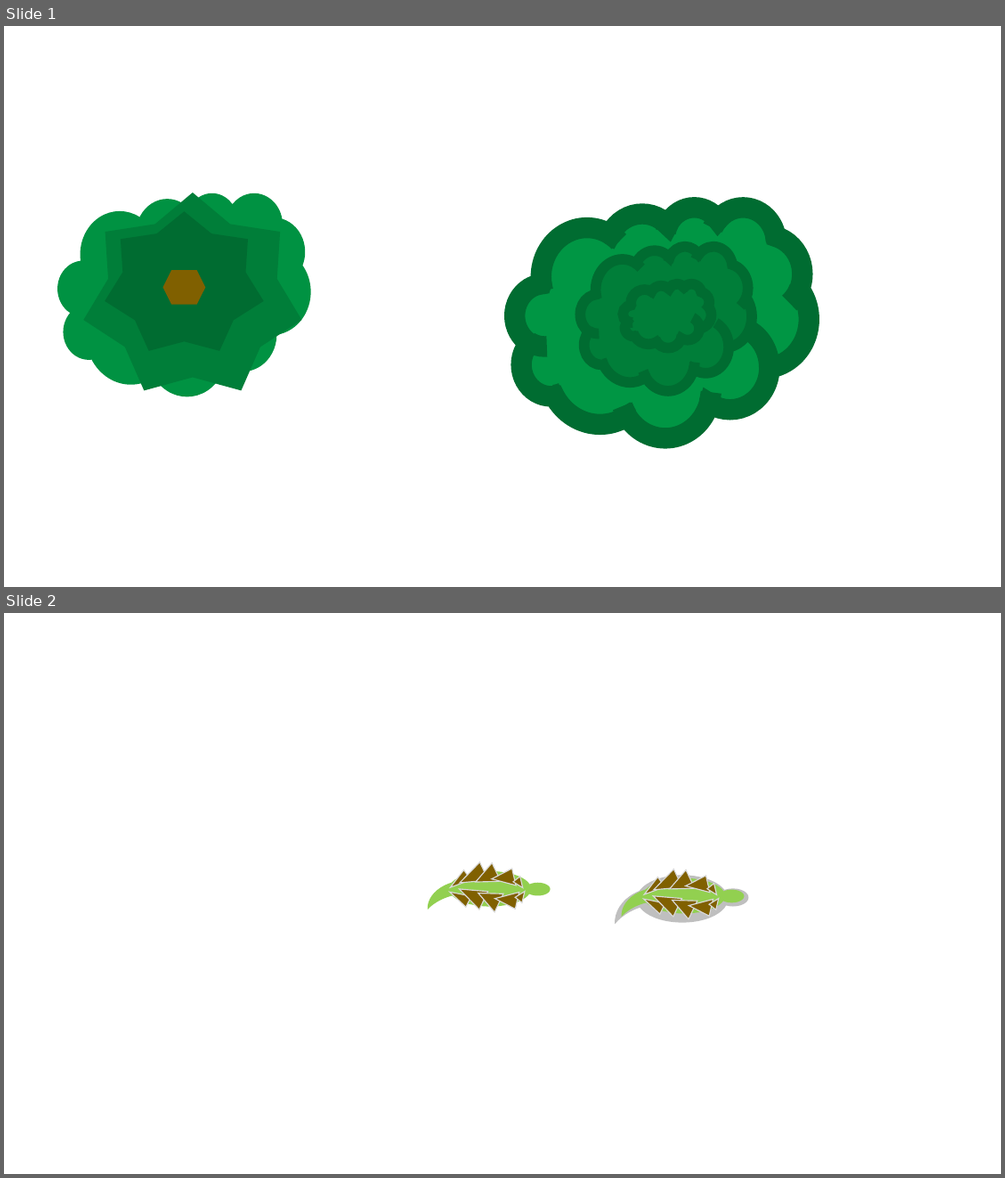
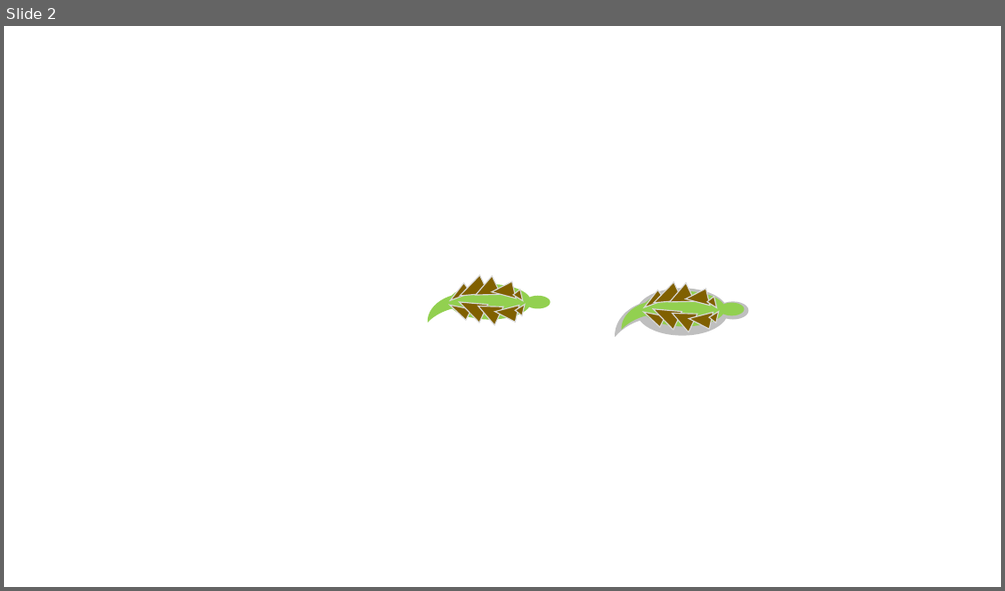
Before and after one commit to DanGrew/Dinosaurs, a slide deck: src/uk/dangrew/dinosaurs/resources/image-construction.pptx. Shown one above the other, each under a label of ours: slides 1 and 2 before the commit, slide 2 after it. The pictures are 1005x1178 and 1005x591 pixels, drawn with LibreOffice and Linux fonts; fonts in the diff are those of the drawing. Boxes give left, top, right and bottom in pixels: in the first picture for what was removed or moved away, otherwise in the second. Text is boxed around its words. In the diff, an @@ line names an element or a change of style, - is before the commit and + after.

```diff
--- a/src/uk/dangrew/dinosaurs/resources/image-construction.pptx
+++ b/src/uk/dangrew/dinosaurs/resources/image-construction.pptx
@@ slide 1 removed at bbox=[4, 26, 1001, 587], background #FFFFFF @@
@@ cloud removed at bbox=[57, 192, 310, 396] @@
@@ star removed at bbox=[83, 192, 301, 391] @@
@@ star removed at bbox=[105, 211, 264, 351] @@
@@ cloud removed at bbox=[515, 207, 809, 437] @@
@@ cloud removed at bbox=[581, 246, 752, 390] @@
@@ hexagon removed at bbox=[163, 270, 206, 305] @@
@@ cloud removed at bbox=[623, 284, 712, 348] @@
```
Also in this commit, not shown: 1 slide added, 3 other files.
